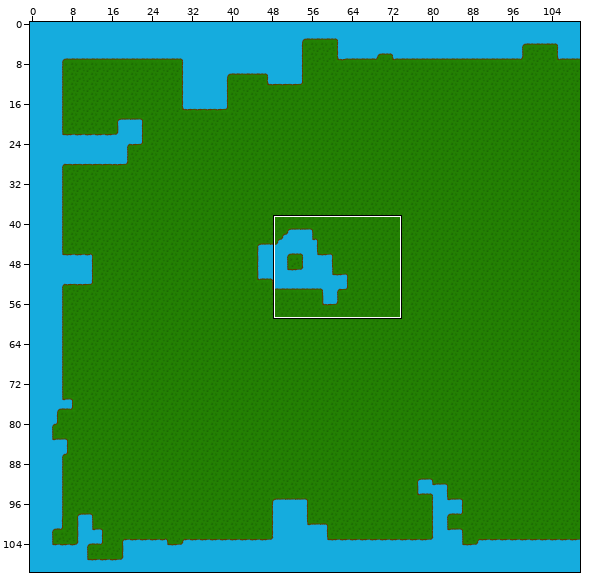
Two states of a Tiled map, TiledMap/Ruin0/Ruin0_map_tiled.tmx. The picture above shows the old version from afar; the outline marks the close-up.
Close-up. Before the commit:
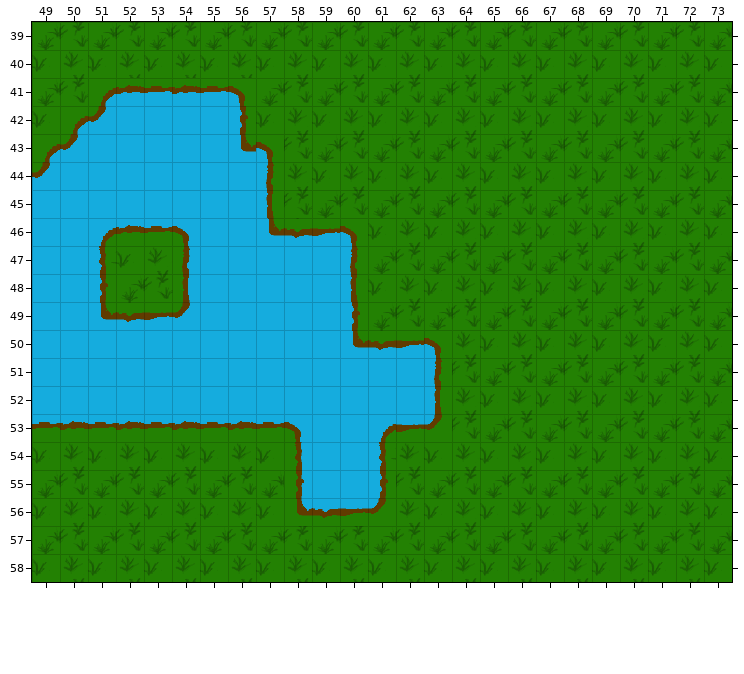
Cells are 32x32 px. Shown: x 49..73, y 39..58. The commit also changed other parts of the map, which this record leaves out.
After the commit:
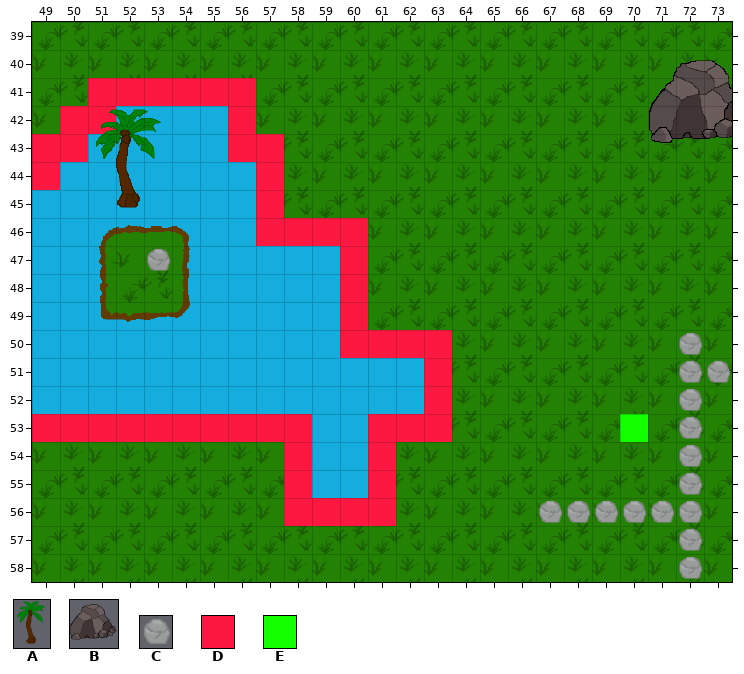
Key: from "Obstacles": A 0 "Tree_0_96_128", B 1 "Rock_1_128_128", C 2 "Rock_2_32_32", D 3 "Invisible_block", E 4 "PlayerStart_Block".
_ is an empty cell.
Tiles of an added or newly shown layer are drawn over the layers below it.
From old to new:
Layer "obstacles" (now shown):
There is now tile A in row 45 at x 51.
There is now tile B in row 43 at x 71.
There is now tile C in row 47 at x 53; in row 50 at x 72; in row 51 at x 72 to 73; in rows 52 to 55 at x 72; in row 56 at x 67 to 72; in rows 57 to 58 at x 72.
There is now tile D in row 41 at x 51 to 56; in row 42 at x 50 to 51 and 56; in row 43 at x 49 to 50 and 56 to 57; in row 44 at x 49 and 57; in row 45 at x 57; in row 46 at x 57 to 60.
There is now tile D in rows 47 to 49 at x 60; in row 50 at x 60 to 63; in rows 51 to 52 at x 63; in row 53 at x 49 to 58 and 61 to 63; in rows 54 to 55 at x 58 and 61; in row 56 at x 58 to 61.
There is now tile E in row 53 at x 70.
